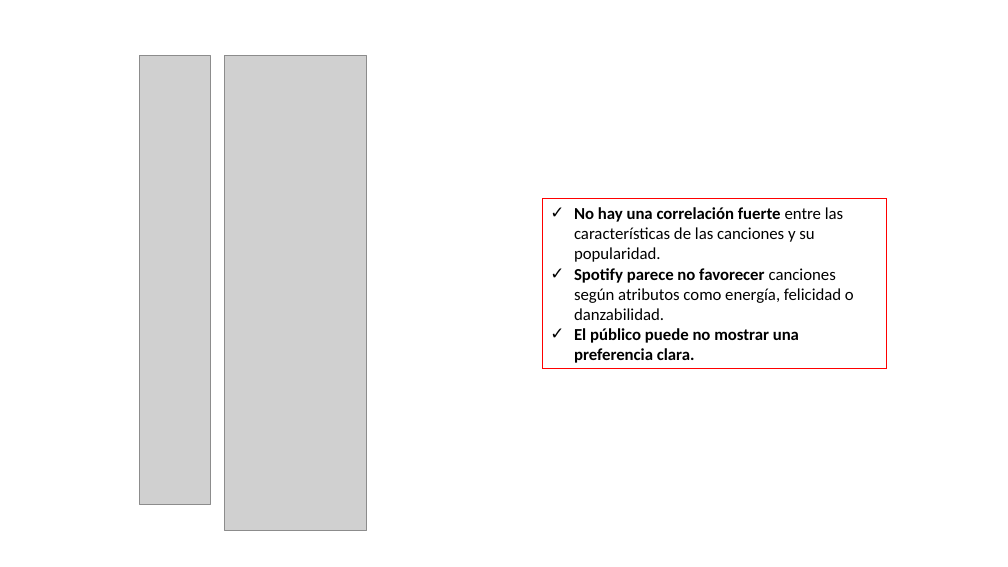
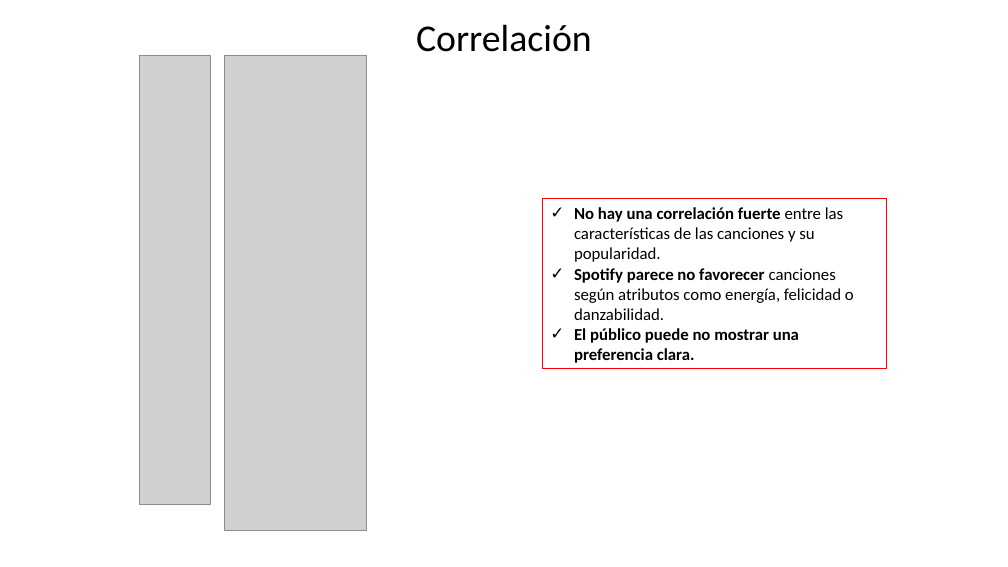
Before and after one commit to anderping/Spotify-EDA, a slide deck: slide 3 of presentacion/Cómo triunfar en Spotify_ANDERPENAVILLALOBOS.pptx. Drawn at 1008x567 pixels with LibreOffice and Linux fonts; fonts in the diff are those of the drawing; grey boxes stand for pictures. Boxes give left, top, right and bottom in pixels: in the first picture for what was removed or moved away, otherwise in the second. Text is boxed around its words. In the diff, an @@ line names an element or a change of style, - is before the commit and + after.

```diff
--- a/presentacion/Cómo triunfar en Spotify_ANDERPENAVILLALOBOS.pptx
+++ b/presentacion/Cómo triunfar en Spotify_ANDERPENAVILLALOBOS.pptx
@@ text added at (416, 24, 592, 52), 36 pt, text #000000 @@
+Correlación
```
Also in this commit, not shown: 1 other slide changed.
